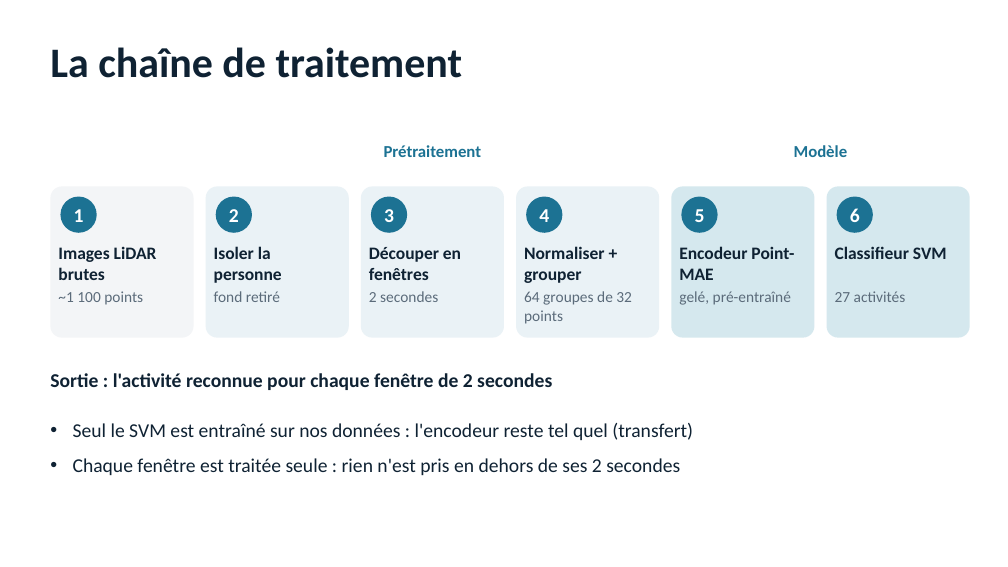
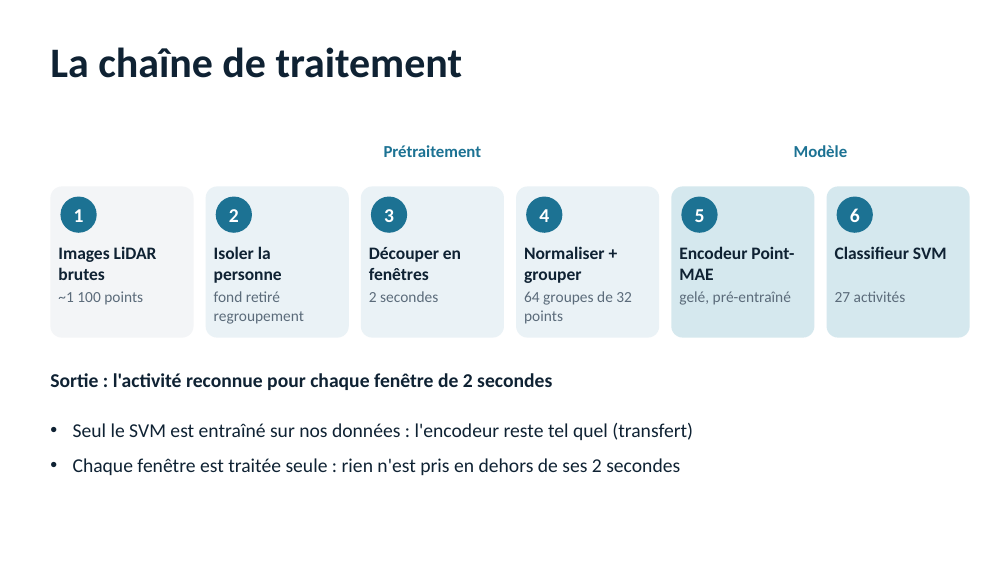
Before and after one commit to KazuWaii/LIARA_2026_internship, a slide deck: slide 6 of Tracking/mois/3-septembre/presentation_mmfi_fr.pptx (slide 5 before the commit). Drawn at 1008x567 pixels with LibreOffice and Linux fonts; fonts in the diff are those of the drawing. Boxes give left, top, right and bottom in pixels: in the first picture for what was removed or moved away, otherwise in the second. Text is boxed around its words. In the diff, an @@ line names an element or a change of style, - is before the commit and + after.

```diff
--- a/Tracking/mois/3-septembre/presentation_mmfi_fr.pptx
+++ b/Tracking/mois/3-septembre/presentation_mmfi_fr.pptx
@@ text at (214, 311, 304, 324): paragraph added @@
+regroupement
```
Also in this commit, not shown: 3 other slides changed, 2 slides added, 1 slide removed.
